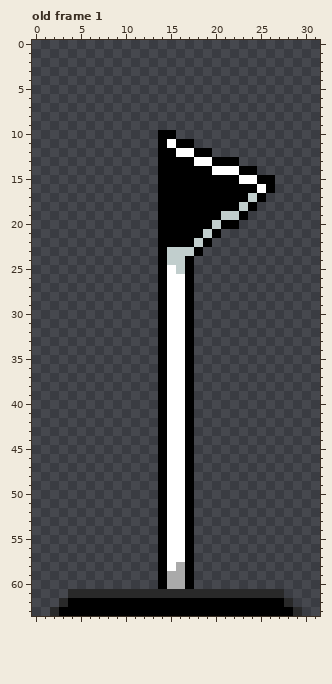
Two versions of one pixel-art file, assets/sprites/Points/CheckPoint.aseprite. Above: the version before the commit.
32x64 pixels, 1 frame. Colours within 5 levels of each other are drawn and written as one. Shown: old frame 1. The commit also changed other frames, which this record leaves out.
And afterwards:
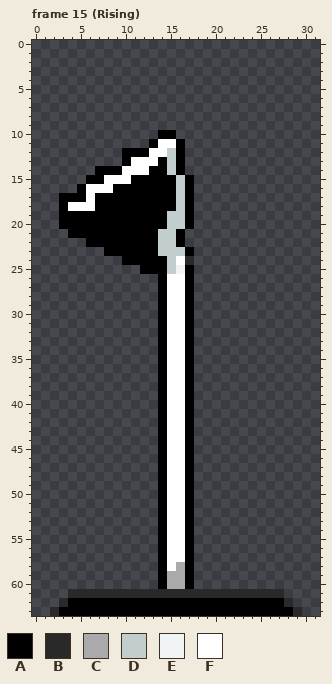
Palette (. is transparent): A #000000  B #292929  C #aaaaaa  D #c1cecd  E #f1f4f4  F #ffffff
A new or re-ordered frame is compared with the old frame closest to it.
Change:
frames 1 -> 16
Changed rows in their new state; - is an unchanged pixel.
Frame 15 (Rising) is new; against old frame 1, layer "flag":
first column x 3:
11 ----------AF--.---------
12 -------AAAFFDA...-------
13 -------AFFF-D-......----
14 ----AAAFFFA-D-........--
15 ---AAFFFAAA--D-.........
16 --AFFFAAAAA--D-.........
17 AAAFAAAAAAA--D-........-
18 AFFFAAAAAAA--D-.......--
19 AAAAAAAAAAA-DD-......---
20 AAAAAAAAAAA-DD-.....----
21 -AAAAAAAAAADD-....------
22 ---AAAAAAAADD-...-------
23 -----AAAAAAD--A.--------
24 -------AAAA--FB---------
25 ---------AA-DE----------
Changed places in both pictures, as pixel boxes (x1, y1, x2, y2):
changed: (59, 139, 275, 274)
